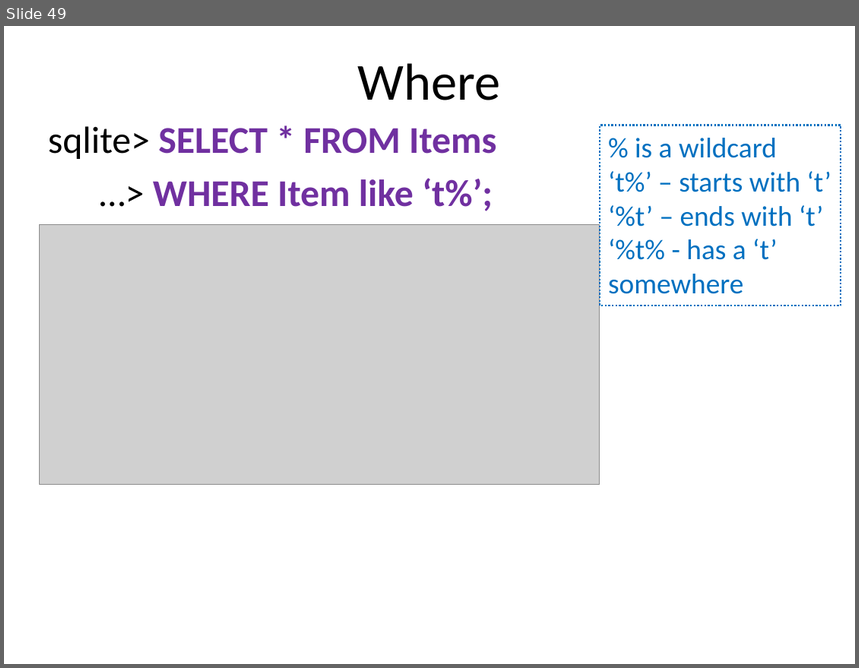
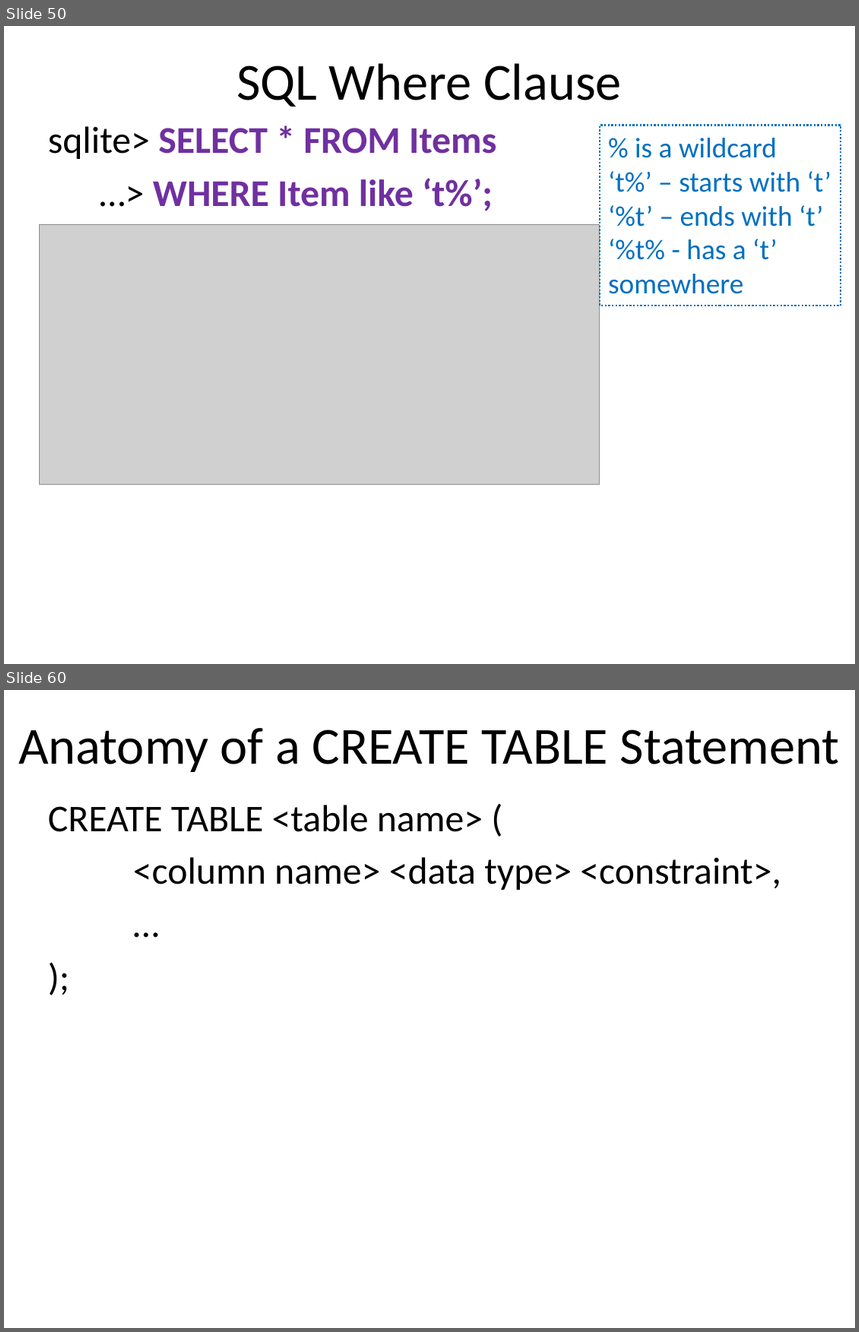
Before and after one commit to dykebert/GDI_Database_Training, a slide deck: Introduction to Databases and SQL.pptx. Shown one above the other, each under a label of ours: slide 49 before the commit, slides 50 and 60 after it; the slides between them are not shown. The pictures are 859x668 and 859x1332 pixels, drawn with LibreOffice and Linux fonts; fonts in the diff are those of the drawing; grey boxes stand for pictures. Boxes give left, top, right and bottom in pixels: in the first picture for what was removed or moved away, otherwise in the second. Text is boxed around its words. In the diff, an @@ line names an element or a change of style, - is before the commit and + after.

```diff
--- a/Introduction to Databases and SQL.pptx
+++ b/Introduction to Databases and SQL.pptx
@@ slide 60 added at (4, 690, 855, 1328), background #FFFFFF @@
@@ title added at (18, 728, 840, 772), 44 pt, text #000000 @@
+Anatomy of a CREATE TABLE Statement
@@ text added at (48, 805, 781, 890), 32 pt, text #000000 @@
+CREATE TABLE <table name> (
+<column name> <data type> <constraint>,
+…
+);
@@ what was slide 49 is now slide 50 @@
@@ slide 50 changed as well @@
@@ title at (237, 63, 622, 107): text changed @@
-Where
+SQL Where Clause
```
Also in this commit, not shown: 5 other slides changed, 13 other slides added, 2 other files.
